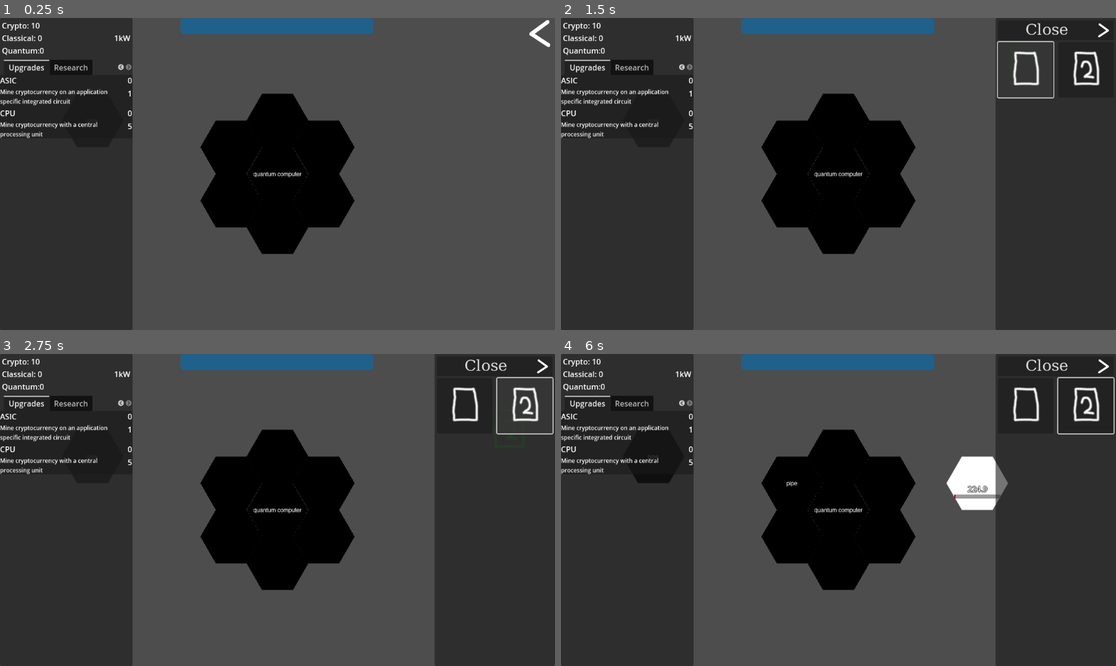
Above: before the commit, frames 1-4 (two rows, left to right).
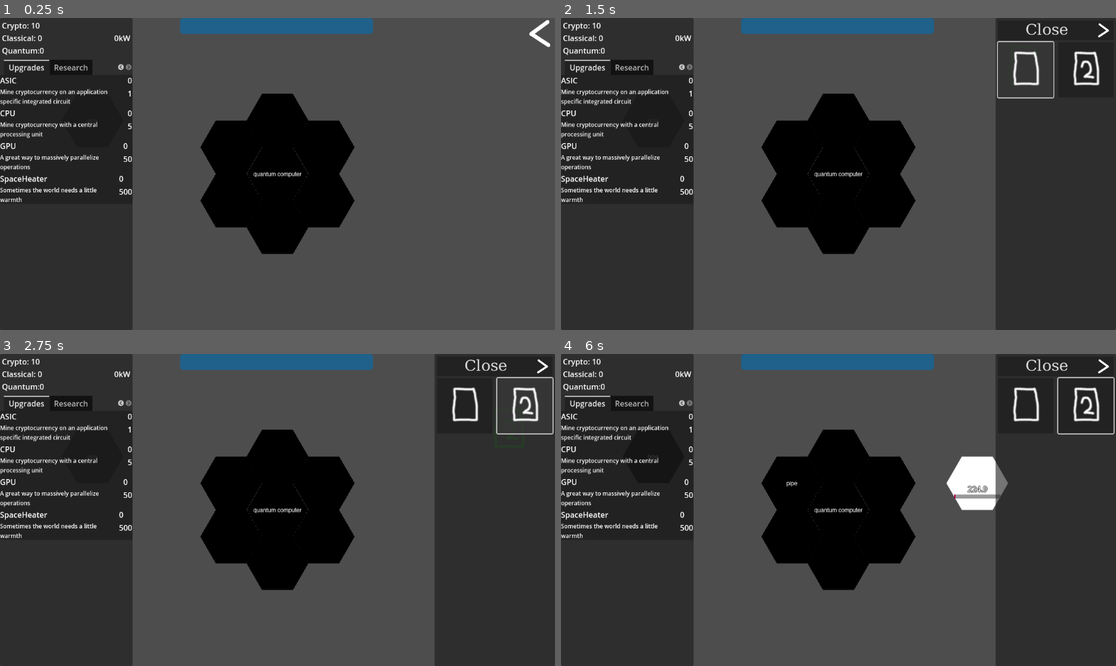
Above: after the commit, the same moments.

Repository: jm8/godotgamejam76
Game: Godot game, scene res://main.tscn
Two runs of this game, one before a commit and one after it. Both use one fixed random seed, a clock stepped at 60 frames per second and the inputs below. The engine's default icon, where the game draws it, is replaced by a stand-in: a white triangle on a blue panel in a dark square.
Inputs (mouse positions are in pixels of both pictures, inside the frame that each line leads up to):
- Up to frame 1 (0.25 s): no input
- Up to frame 2 (1.5 s): click (1099, 33) at 0.5 s; click (1027, 71) at 1.25 s
- Up to frame 3 (2.75 s): click (527, 407) at 2.02 s
- Up to frame 4 (6 s): click (1027, 407) at 2.75 s; click (1088, 407) at 3.52 s; click (1027, 407) at 4.25 s; click (1088, 407) at 5.02 s; tap Enter at 5.75 s; move the mouse to (960, 494) at 5.77 s; hold E from 5.78 s (still down); click (960, 494) at 5.92 s

The runs differ from the first frame. In frame 1, 0.6% of the frame differs, in the area x 0-24%, y 5-60%; in frame 2, 0.6%; in frame 3, 0.6%; in frame 4, 0.6%.

Commit message:
super modular idle game ** Now with 50% more cruft **

Diff:
--- a/idle_game_ui.gd
+++ b/idle_game_ui.gd
@@ -10,14 +10,15 @@
 
 # Called every frame. 'delta' is the elapsed time since the previous frame.
 func _process(delta: float) -> void:
-	var asics = %Upgrades.counts[0]
-	var cpus = %Upgrades.counts[1]
+	Globulars.qc_heating = 0
+	classical = 0
+	quantum = 0
+	for upgrade in %Upgrades.upgrades:
+		Globulars.crypto += delta * upgrade.count * ((upgrade.base_income + upgrade.additive_1) * upgrade.multiplyer_1 * upgrade.multiplyer_2)
+		Globulars.qc_heating += upgrade.count * upgrade.waste_energy
+		classical += upgrade.count * upgrade.compute
+		quantum += upgrade.count * upgrade.quantum
 
-	Globulars.crypto += 1 * delta * asics
-
-	Globulars.qc_heating = asics + 1.5 * cpus + 1
-
-	classical = %Upgrades.counts[1]
 
 	%ResourceLabel.text = "Crypto: %s\nClassical: %s\nQuantum:%s" % [floor(Globulars.crypto), classical, quantum]
 	%PowerLabel.text = "%skW" % Globulars.qc_heating
--- a/ui.tscn
+++ b/ui.tscn
@@ -56,17 +56,63 @@
 
 [sub_resource type="Resource" id="Resource_lbyey"]
 script = ExtResource("10_leyrp")
+count = 0
 name = "ASIC"
 description = "Mine cryptocurrency on an application specific integrated circuit"
+compute = 0
+quantum = 0
 base_price = 1
+base_income = 1
+waste_energy = 1
+additive_1 = 0
+multiplyer_1 = 1.0
+multiplyer_2 = 1.0
 tooltip = "this is my super cool fancy tool tip!!"
 
 [sub_resource type="Resource" id="Resource_pqsil"]
 script = ExtResource("10_leyrp")
+count = 0
 name = "CPU"
 description = "Mine cryptocurrency with a central processing unit"
+compute = 1
+quantum = 0
 base_price = 5
+base_income = 5
+waste_energy = 3
+additive_1 = 0
+multiplyer_1 = 1.0
+multiplyer_2 = 1.0
 tooltip = "the processing unit in the center"
+
+[sub_resource type="Resource" id="Resource_iojpc"]
+script = ExtResource("10_leyrp")
+count = 0
+name = "GPU"
+description = "A great way to massively parallelize operations"
+compute = 5
+quantum = 0
+base_price = 50
+base_income = 25
+waste_energy = 10
+additive_1 = 0
+multiplyer_1 = 1.0
+multiplyer_2 = 1.0
+tooltip = ""
+
+[sub_resource type="Resource" id="Resource_5gidg"]
+script = ExtResource("10_leyrp")
+count = 0
+name = "SpaceHeater"
+description = "Sometimes the world needs a little warmth"
+compute = 0
+quantum = 0
+base_price = 500
+base_income = 0
+waste_energy = 5000
+additive_1 = 0
+multiplyer_1 = 1.0
+multiplyer_2 = 1.0
+tooltip = ""
 
 [node name="UI" type="Node2D"]
 script = ExtResource("1_7tofr")
@@ -227,7 +273,7 @@
 unique_name_in_owner = true
 layout_mode = 2
 script = ExtResource("9_wged7")
-upgrades = Array[ExtResource("10_leyrp")]([SubResource("Resource_lbyey"), SubResource("Resource_pqsil")])
+upgrades = Array[ExtResource("10_leyrp")]([SubResource("Resource_lbyey"), SubResource("Resource_pqsil"), SubResource("Resource_iojpc"), SubResource("Resource_5gidg")])
 metadata/_tab_index = 1
 
 [node name="Research" type="VBoxContainer" parent="ScreenSpace/IdleGame/LeftPanel/TabContainer"]
--- a/upgrade.gd
+++ b/upgrade.gd
@@ -1,7 +1,15 @@
 extends Resource
 class_name Upgrade
 
+@export var count: int = 0
 @export var name: String
 @export var description: String
-@export var base_price: int
+@export var compute: int = 0
+@export var quantum: int = 0
+@export var base_price: int = 0
+@export var base_income: int = 0
+@export var waste_energy: int = 0
+@export var additive_1: int = 0
+@export var multiplyer_1: float = 1
+@export var multiplyer_2: float = 1
 @export var tooltip: String
--- a/upgrades.gd
+++ b/upgrades.gd
@@ -4,30 +4,27 @@
 
 @onready var upgrade_scene = preload("res://upgrade.tscn")
 
-var counts: Array[int]
+
 
 # Called when the node enters the scene tree for the first time.
 func _ready() -> void:
-	var i = 0
 	for upgrade in upgrades:
-		counts.append(0)
 		var b = upgrade_scene.instantiate()
 		b.get_node("Left/Title").text = upgrade.name
 		b.get_node("Left/Description").text = upgrade.description
-		b.get_node("Right/Count").text = str(counts[i])
-		b.get_node("Right/Cost").text = str(floor(upgrade.base_price * pow(1.1, counts[i])))
+		b.get_node("Right/Count").text = str(upgrade.count)
+		b.get_node("Right/Cost").text = str(floor(upgrade.base_price * pow(1.1, upgrade.count)))
 		b.connect("gui_input", func (event: InputEvent):
 			if event is InputEventMouseButton and event.button_mask & MOUSE_BUTTON_MASK_LEFT != 0:
-				var cost = floor(upgrade.base_price * pow(1.1, counts[i]))
+				var cost = floor(upgrade.base_price * pow(1.1, upgrade.count))
 				if Globulars.crypto >= cost:
-					counts[i] += 1
+					upgrade.count += 1
 					Globulars.crypto -= cost
-					b.get_node("Right/Count").text = str(counts[i])
-					b.get_node("Right/Cost").text = str(floor(upgrade.base_price * pow(1.1, counts[i])))
+					b.get_node("Right/Count").text = str(upgrade.count)
+					b.get_node("Right/Cost").text = str(floor(upgrade.base_price * pow(1.1, upgrade.count)))
 		)
-		b.tooltip_text = upgrade.tooltip
+		b.tooltip_text = upgrade.tooltip + "\nWaste Energy:" + str(upgrade.waste_energy) + "\nBase Income: " + str(upgrade.base_income) + "\nReal Income: " + str((upgrade.base_income + upgrade.additive_1) * upgrade.multiplyer_1 * upgrade.multiplyer_2)
 		add_child(b)
-		i+=1
 
 
 # Called every frame. 'delta' is the elapsed time since the previous frame.
Not shown: 1 places in main.tscn that only renumber resources
Not shown: 1 places in ui.tscn that only renumber resources
